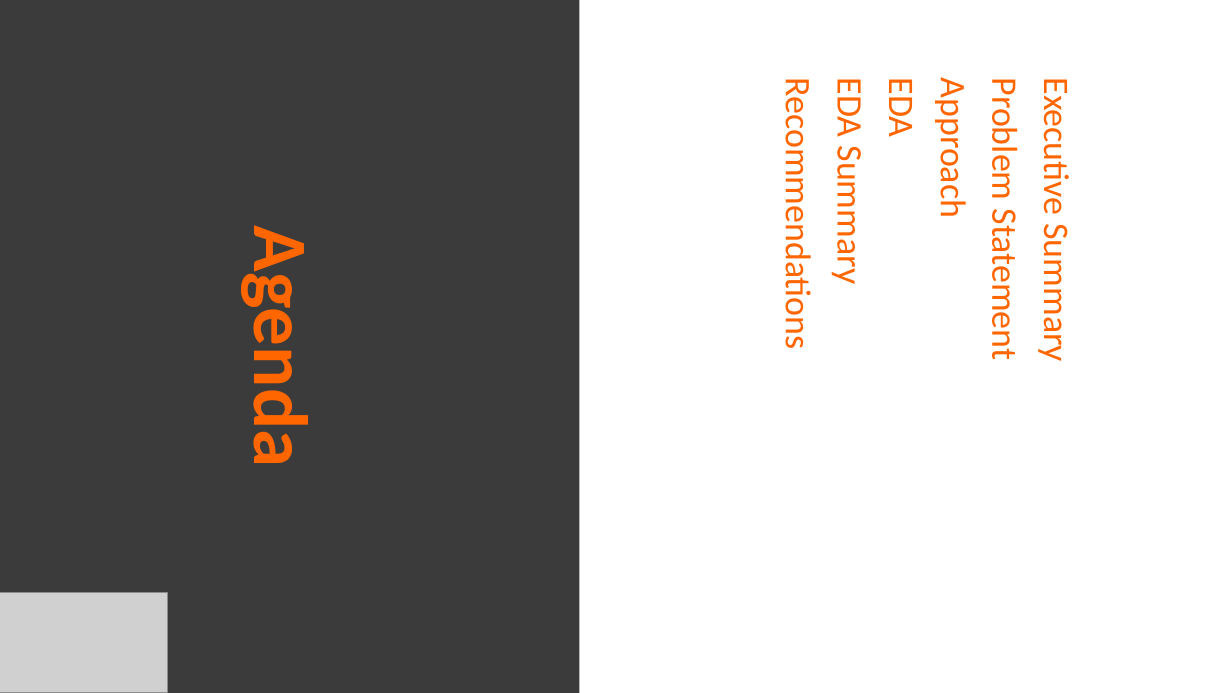
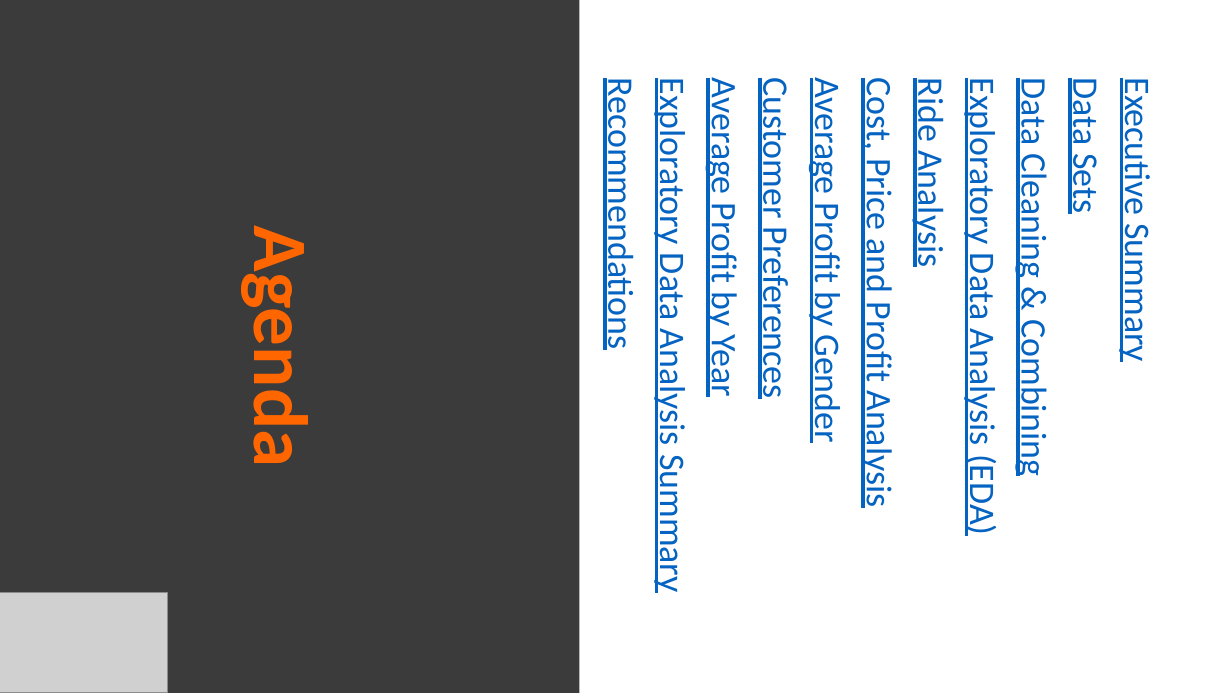
Before and after one commit to udbhavbalaji/G2M-Cab-Investment, a slide deck: slide 2 of G2M-Case Study.pptx. Drawn at 1232x693 pixels with LibreOffice and Linux fonts; fonts in the diff are those of the drawing; grey boxes stand for pictures. Boxes give left, top, right and bottom in pixels: in the first picture for what was removed or moved away, otherwise in the second. Text is boxed around its words. In the diff, an @@ line names an element or a change of style, - is before the commit and + after.

```diff
--- a/G2M-Case Study.pptx
+++ b/G2M-Case Study.pptx
@@ subtitle at [651, 84, 1108, 589]: text changed; text colour #FF6600 to #0563C1 @@
-Problem Statement
-Approach
-EDA
-EDA Summary
+Data Sets
+Data Cleaning & Combining
+Exploratory Data Analysis (EDA)
+Ride Analysis
+Cost, Price and Profit Analysis
+Average Profit by Gender
+Customer Preferences
+Average Profit by Year
+Exploratory Data Analysis Summary
@@ subtitle at [599, 91, 1159, 358]: text colour #FF6600 to #0563C1, underline on in "Executive Summary", "Recommendations" @@
```
Also in this commit, not shown: 3 other slides changed, 10 slides added, 1 slide removed, 2 other files.
